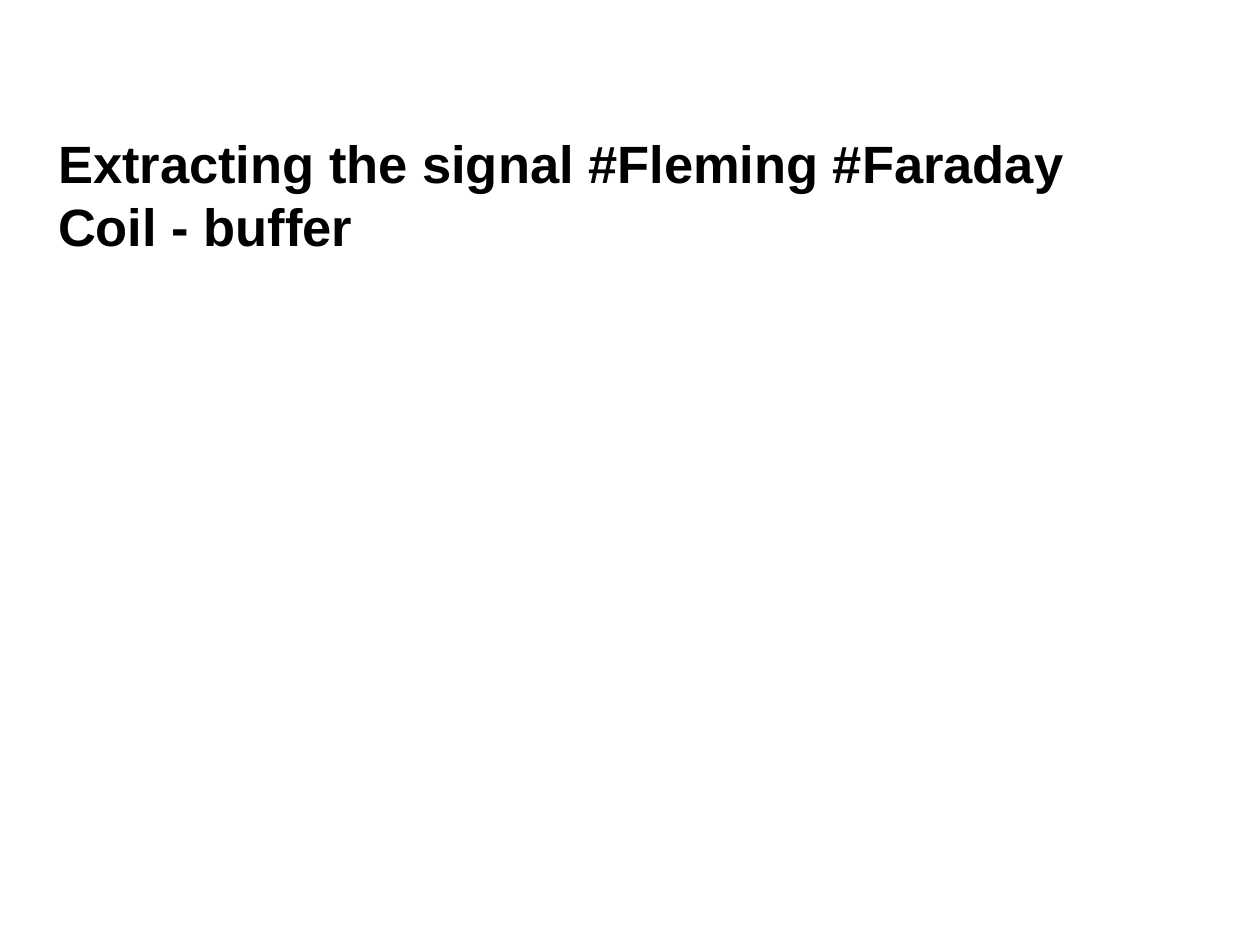
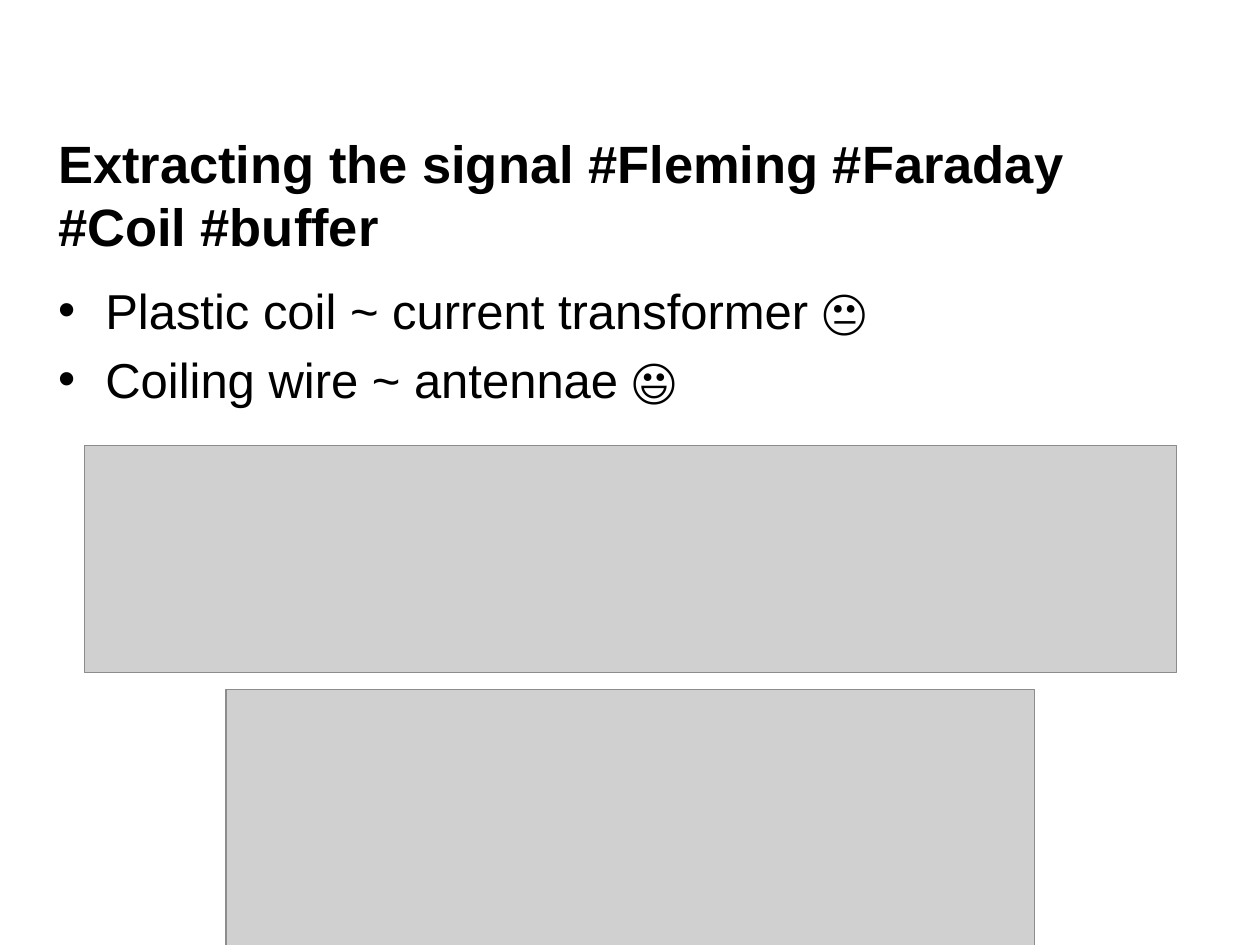
Before and after one commit to danielsaul/phone-tapping-scenario, a slide deck: slide 2 of docs/ppt.pptx. Drawn at 1260x945 pixels with LibreOffice and Linux fonts; fonts in the diff are those of the drawing; grey boxes stand for pictures; background and template pictures are left out. Boxes give left, top, right and bottom in pixels: in the first picture for what was removed or moved away, otherwise in the second. Text is boxed around its words. In the diff, an @@ line names an element or a change of style, - is before the commit and + after.

```diff
--- a/docs/ppt.pptx
+++ b/docs/ppt.pptx
@@ title at [58, 145, 1063, 247]: text changed @@
-Extracting the signal #Fleming #Faraday
-Coil - buffer
+Extracting the signal #Fleming #Faraday #Coil #buffer
@@ text added at [105, 293, 808, 408], 28 pt, text #000000 @@
+• Plastic coil ~ current transformer 😐
+• Coiling wire ~ antennae 😃
@@ picture added at [84, 445, 1177, 673] @@
@@ picture added at [226, 690, 1034, 945] @@
```
Also in this commit, not shown: 1 other slide changed.
